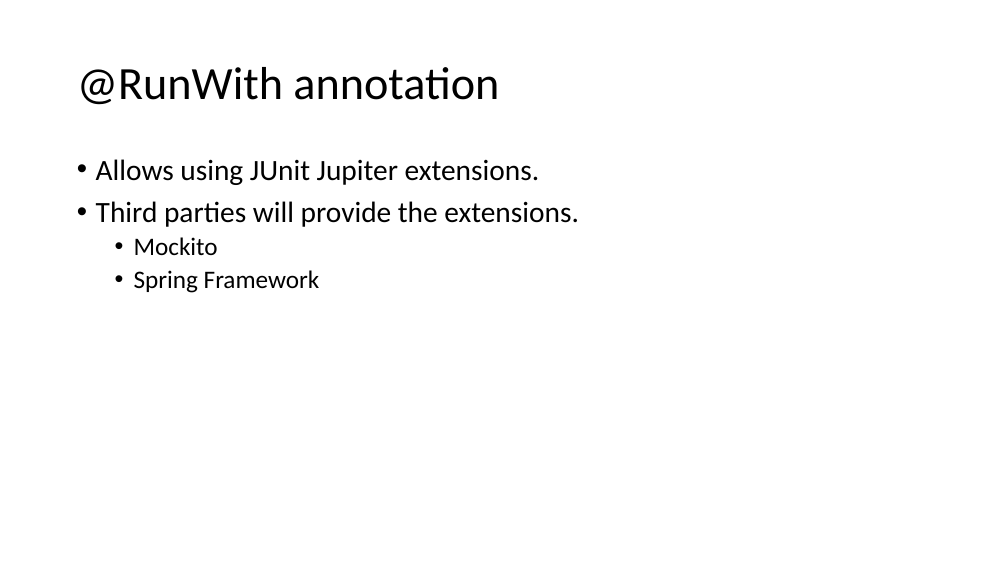
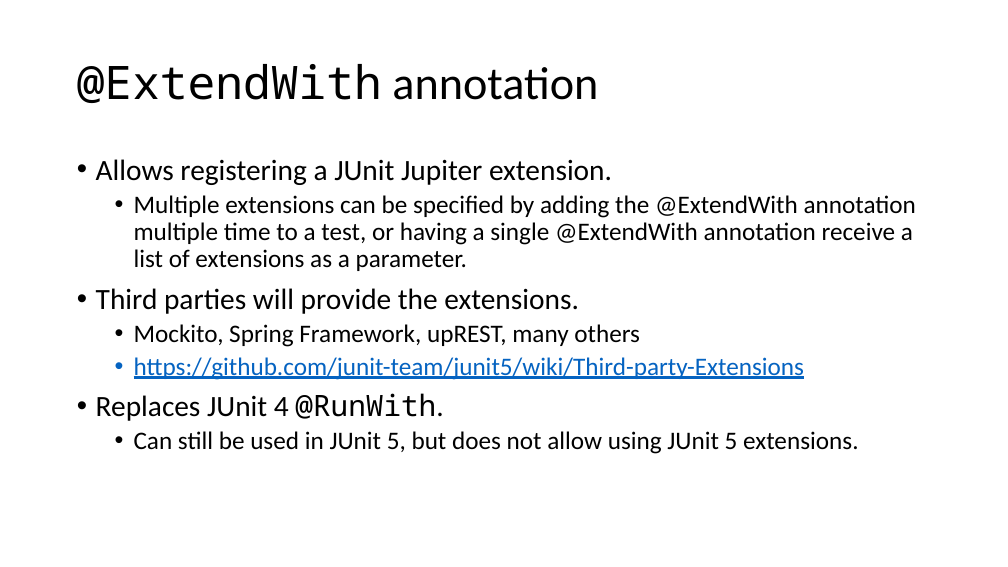
Before and after one commit to cebartling/test-driven, a slide deck: slide 7 of presentations/Introduction to JUnit 5.pptx. Drawn at 1008x567 pixels with LibreOffice and Linux fonts; fonts in the diff are those of the drawing. Boxes give left, top, right and bottom in pixels: in the first picture for what was removed or moved away, otherwise in the second. Text is boxed around its words. In the diff, an @@ line names an element or a change of style, - is before the commit and + after.

Commit message:
Introduction to JUnit 5 presentation updates

```diff
--- a/presentations/Introduction to JUnit 5.pptx
+++ b/presentations/Introduction to JUnit 5.pptx
@@ title at bbox=[77, 64, 598, 103]: text changed; font Calibri to Noto Sans Mono @@
-@RunWith annotation
+@ExtendWith annotation
@@ text at bbox=[96, 159, 916, 271]: text changed; size 28 to 24 pt @@
-• Allows using JUnit Jupiter extensions.
+• Allows registering a JUnit Jupiter extension.
+  • Multiple extensions can be specified by adding the @ExtendWith annotation multiple time to a test, or having a single @ExtendWith annotation receive a list of extensions as a parameter.
@@ text at bbox=[96, 324, 858, 454]: text changed @@
-  • Mockito
-  • Spring Framework
+  • Mockito, Spring Framework, upREST, many others
+  • https://github.com/junit-team/junit5/wiki/Third-party-Extensions
+• Replaces JUnit 4 @RunWith.
+  • Can still be used in JUnit 5, but does not allow using JUnit 5 extensions.
```
Also in this commit, not shown: 3 other slides changed, 7 slides added.
